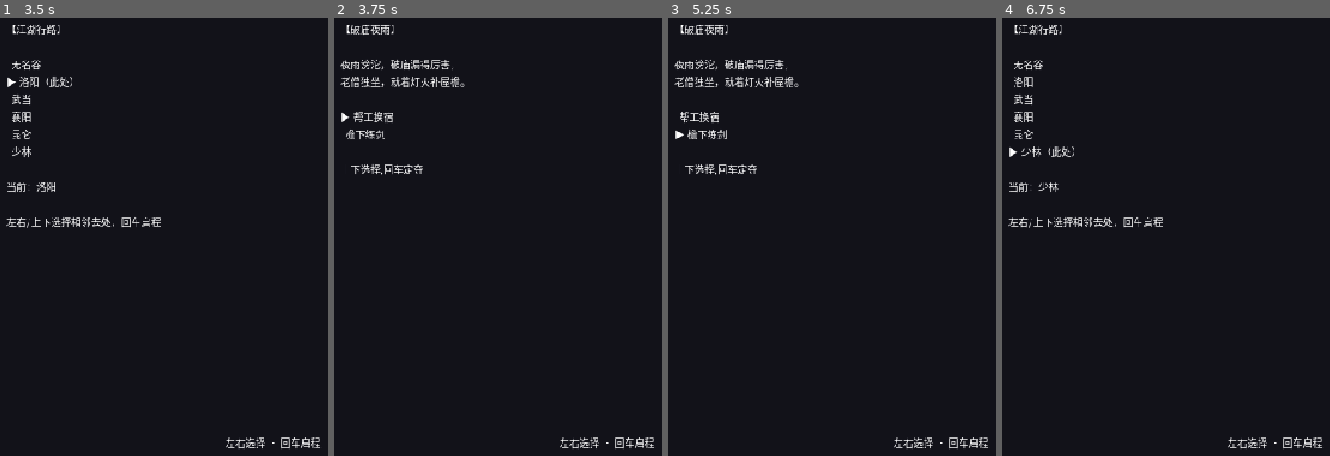
Above: before the commit, frames 1-4 (left to right).
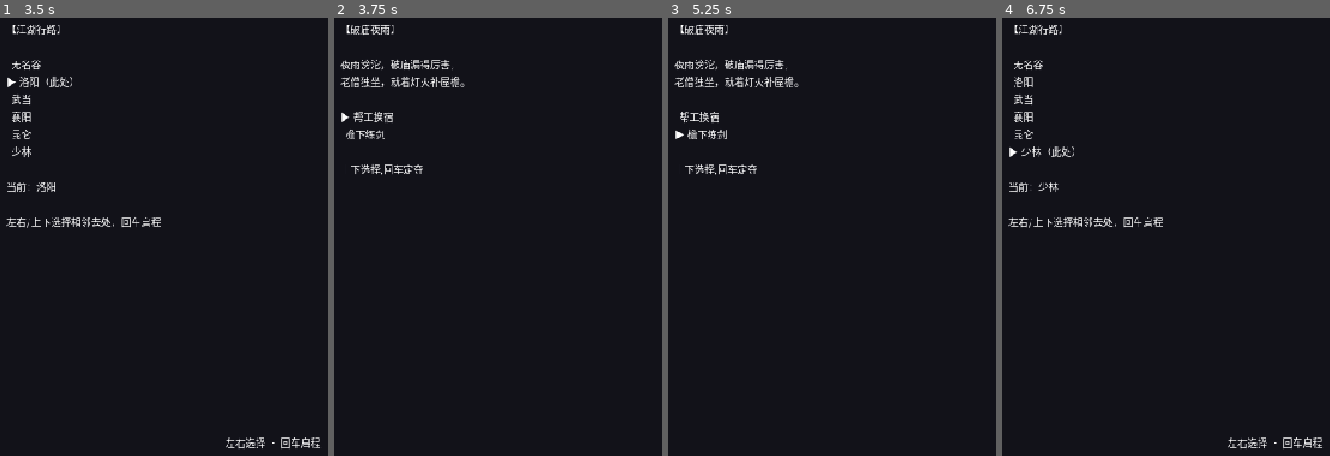
Above: after the commit, the same moments.

Repository: linxuhao/jinyong-heroes
Game: Godot game, scene res://scenes/segments/map.tscn
Same seed, same stepped clock (60 frames per second), same inputs: the game is played once before the commit and once after it. This scene is started directly instead of the project's main scene. Sound files missing from this copy of the repository are replaced by a short silence.
Inputs (mouse positions are in pixels of both pictures, inside the frame that each line leads up to):
- Up to frame 1 (3.5 s): tap Enter (tutorial_next) at 0.5 s; move the mouse to (outside the picture) at 0.52 s; hold D (move_right) 0.53-1.25 s; tap J (attack_confirm) at 0.6, 1.25, 2, 2.75 s; click (outside the picture) at 0.67 s; drag from (111, 219) to (232, 307) at 1.27 s; move the mouse to (outside the picture) at 2.02 s; hold D (move_right) 2.03-2.75 s; hold Enter (tutorial_next) 2.03-2.75 s; drag from (232, 307) to (32, 101) at 2.77 s
- Up to frame 2 (3.75 s): tap J (attack_confirm) at 3.5 s; move the mouse to (outside the picture) at 3.52 s; hold A (move_left) from 3.53 s (still down); hold Space (end_turn) from 3.53 s (still down)
- Up to frame 3 (5.25 s): release A (move_left) at 4.25 s; release Space (end_turn) at 4.25 s; tap J (attack_confirm) at 4.25, 5.1 s; drag from (700, 101) to (822, 39) at 4.27 s; move the mouse to (979, 188) at 5.02 s; hold S (move_down) from 5.03 s (still down); click (979, 188) at 5.17 s
- Up to frame 4 (6.75 s): release S (move_down) at 5.75 s; drag from (1156, 39) to (1113, 219) at 5.77 s; move the mouse to (outside the picture) at 6.52 s; hold W (move_up) from 6.53 s (still down); hold Enter (tutorial_next) from 6.53 s (still down)

Frame 1 is identical in both runs. In frame 2, 0.3% of the frame differs, in the area x 68-98%, y 95-99%; in frame 3, 0.3%; in frame 4, nothing differs.

Commit message:
dpe_game/t_impl: map_hint_yields_to_event [jinyong-nodes] (4 file(s))

Diff:
--- a/scripts/segments/map.gd
+++ b/scripts/segments/map.gd
@@ -180,7 +180,23 @@
 	entry_declared_gap_types = MapData.declared_gap_types(current_node_id)
 
 
+## Single-operation-hint invariant: the bottom travel hint is the map's own
+## promise ("左右选择 · 回车启程") and must NOT survive into a modal event panel
+## that asks for 上下选择. The event panel's own prompt is the only hint that may
+## show while phase == "EVENT"; the travel hint is restored whenever phase is
+## anything else (TRAVEL today, and any future phase) so it can never silently
+## re-promise travel while the player is not in the travel flow. hint.text is the
+## static scene text and is never touched here — visibility toggling is the whole
+## fix.
+func _apply_hint_visibility() -> void:
+	var hint: Label = get_node_or_null("HintLabel") as Label
+	if hint == null:
+		return
+	hint.visible = phase != "EVENT"
+
+
 func _render() -> void:
+	_apply_hint_visibility()
 	var body: Label = get_node_or_null("BodyLabel") as Label
 	if body == null:
 		return
Not shown, changed: playtest/_common.yaml
Not shown, changed: playtest/map_node_event_shaolin.yaml
Not shown, changed: tests/test_playtest_contract_smoke.py
